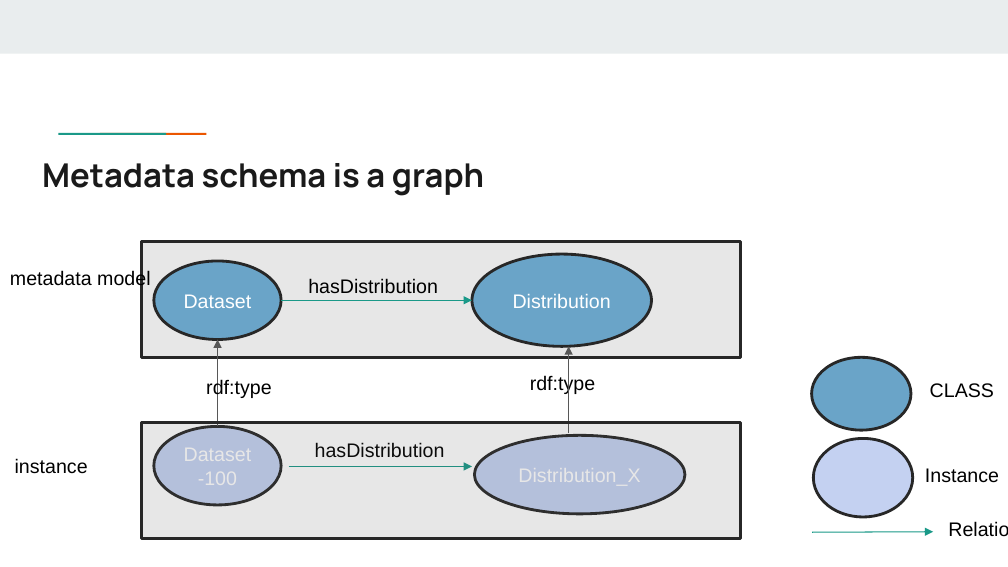
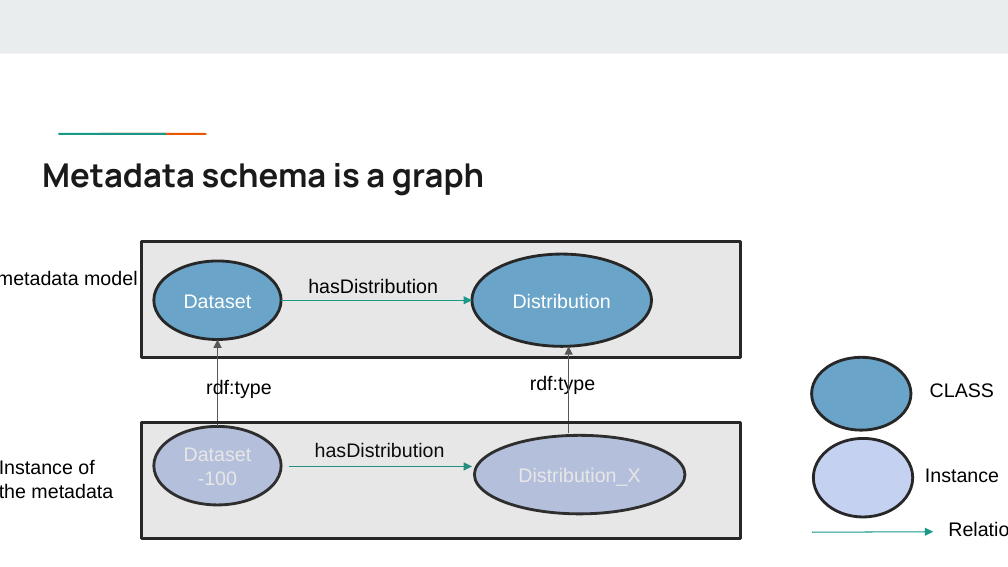
Before and after one commit to Health-RI/health-ri-metadata, a slide deck: slide 7 of Presentations/[DRAFT]HRI_Metadata_Schema_ImagingGroup_KickOff.pptx (slide 10 before the commit). Drawn at 1008x567 pixels with LibreOffice and Linux fonts; fonts in the diff are those of the drawing. Boxes give left, top, right and bottom in pixels: in the first picture for what was removed or moved away, otherwise in the second. Text is boxed around its words. In the diff, an @@ line names an element or a change of style, - is before the commit and + after.

```diff
--- a/Presentations/[DRAFT]HRI_Metadata_Schema_ImagingGroup_KickOff.pptx
+++ b/Presentations/[DRAFT]HRI_Metadata_Schema_ImagingGroup_KickOff.pptx
@@ text "metadata model" rewrapped from [10, 270, 150, 290] to [0, 270, 137, 286] @@
@@ text at [0, 460, 113, 499]: text changed @@
-instance
+Instance of
+the metadata
```
Also in this commit, not shown: 8 other slides changed, 1 slide removed, 2 other files.
